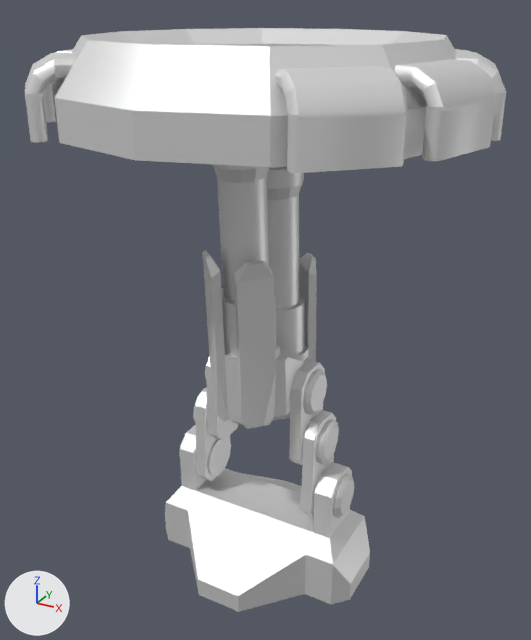
The glTF model glb/legacluster.glb: old version first, new version second.
Rendered twice from a camera (50 mm lens) standing at (48.5, -88.0, 15.4) and looking at (-0.2, 0.5, -28.8). Arrows for +X, +Y and +Z are at lower left; the lights stay in place. The picture after the commit comes second. Where no turn or scale is listed for an object, it has been applied to the vertices.

In view in the first picture: 'barrelBottom', 'barrelTop', 'base', 'housingStrut', 'mainStrut', 'sleeveBottom', 'sleeveHousing', 'sleeveTop', 'supportStrut'.
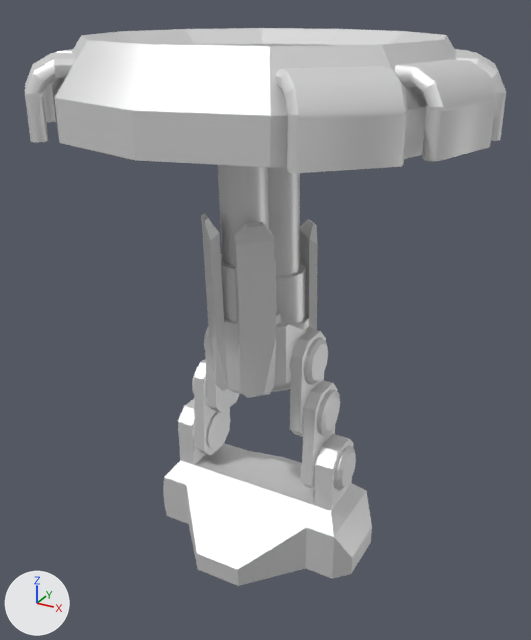
Boxes (x1, y1, x2, y2) around the edits, measured in the pictures (531 x 640 px):
'mainStrut', moved: before (165, 425, 370, 612); after (163, 399, 372, 586)
'sleeveHousing', moved: before (202, 250, 327, 429); after (201, 213, 328, 398)
'supportStrut', moved: before (179, 387, 354, 518); after (178, 359, 356, 491)
'housingStrut', moved: before (193, 357, 339, 465); after (192, 326, 340, 436)
'barrelBottom', moved: before (212, 164, 270, 302); after (217, 165, 269, 266)
'barrelTop', moved: before (267, 167, 304, 309); after (268, 167, 300, 276)
'sleeveTop', moved: before (276, 294, 305, 353); after (276, 262, 306, 323)
'sleeveBottom', moved: before (221, 288, 276, 356); after (221, 254, 277, 322)

What the commit changed:
Object 'mainStrut' (ob_mainstrut) moves from (-0.0148, -0.352, -70.83) to (-0.0148, -0.352, -65.69).
Object 'sleeveBottom' (ob_sleevebottom) moves from (0.0, -5.3, -23.1) to (0.0, -5.3, -18.0).
Object 'sleeveTop' (ob_sleevetop) moves from (0.0, 4.2, -27.5) to (0.0, 4.2, -22.4).
